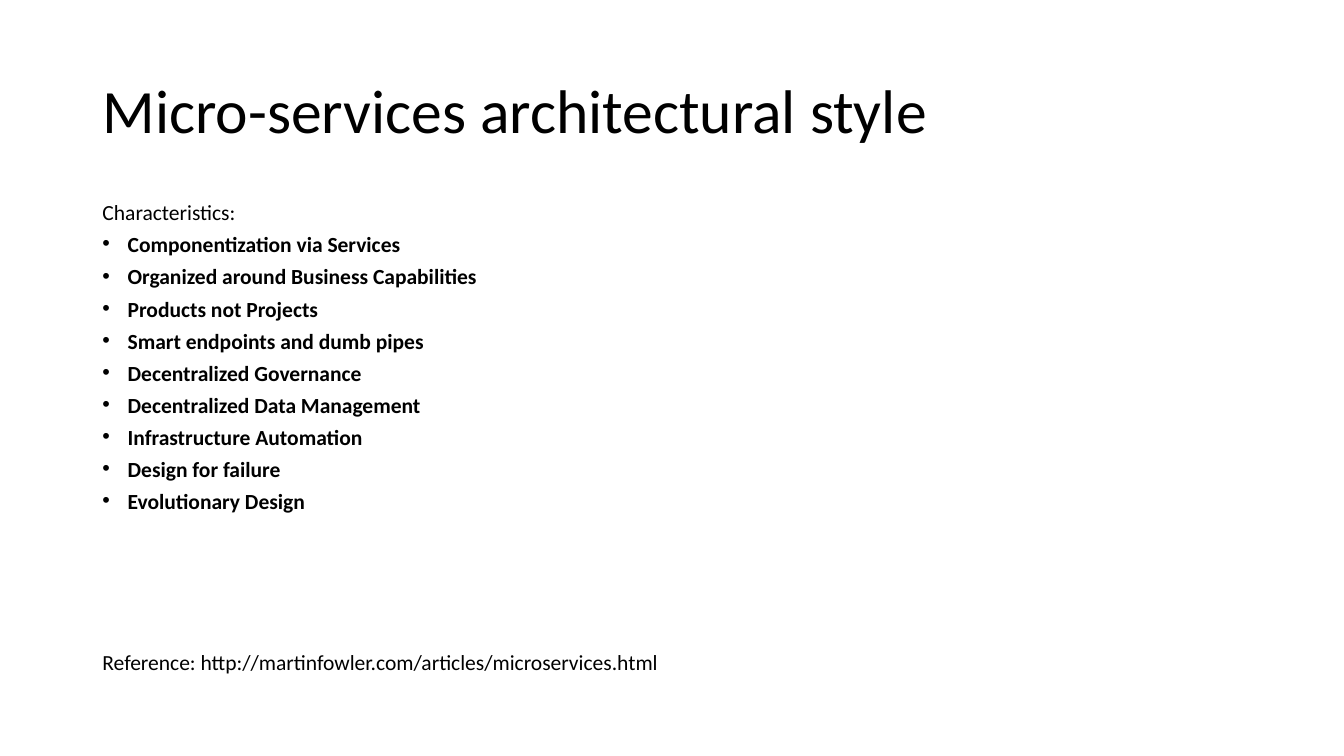
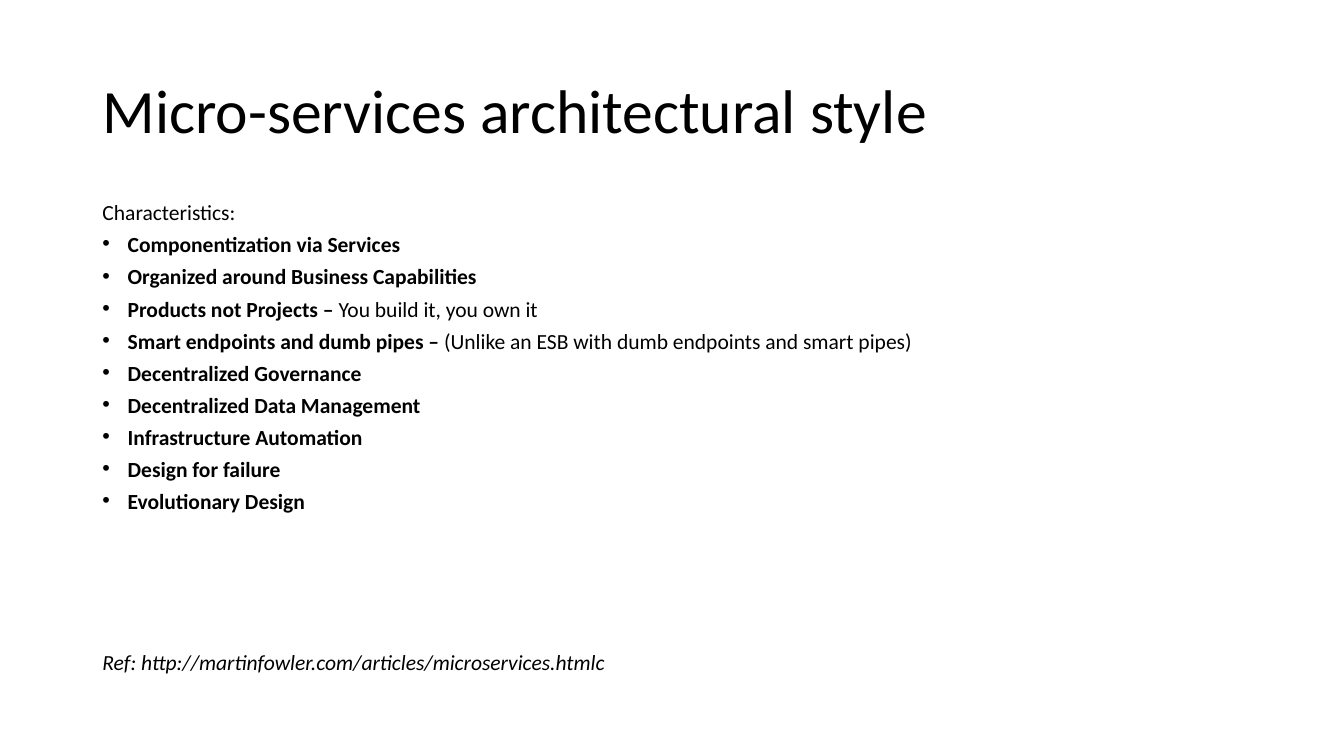
Before and after one commit to batchu/spring-boot-ujug, a slide deck: slide 21 of Spring Boot.pptx. Drawn at 1344x756 pixels with LibreOffice and Linux fonts; fonts in the diff are those of the drawing. Boxes give left, top, right and bottom in pixels: in the first picture for what was removed or moved away, otherwise in the second. Text is boxed around its words. In the diff, an @@ line names an element or a change of style, - is before the commit and + after.

Commit message:
Updated Microservices content

```diff
--- a/Spring Boot.pptx
+++ b/Spring Boot.pptx
@@ text at [128,302,911,353]: text changed; bold off @@
-• Products not Projects
-• Smart endpoints and dumb pipes
+• Products not Projects – You build it, you own it
+• Smart endpoints and dumb pipes – (Unlike an ESB with dumb endpoints and smart pipes)
@@ text at [102,655,604,674]: text changed; italic on @@
-Reference: http://martinfowler.com/articles/microservices.html
+Ref: http://martinfowler.com/articles/microservices.htmlc
```
Also in this commit, not shown: 3 other slides changed, 5 slides added.
